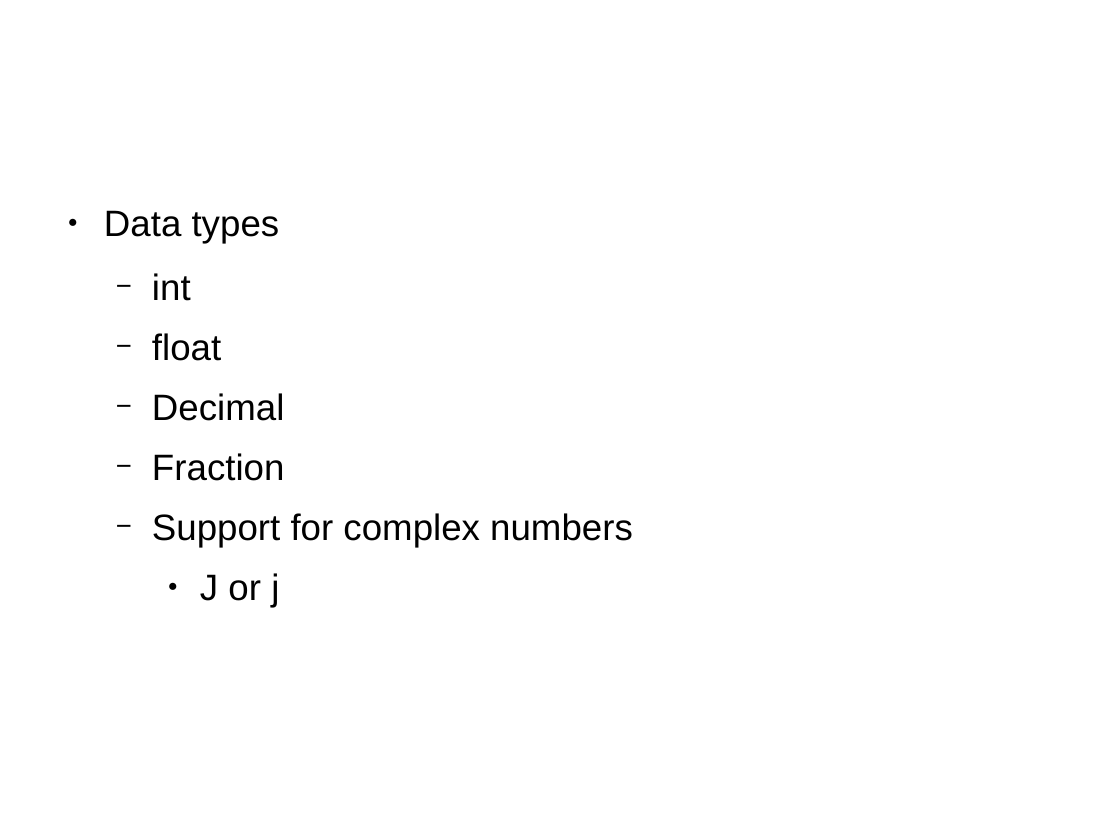
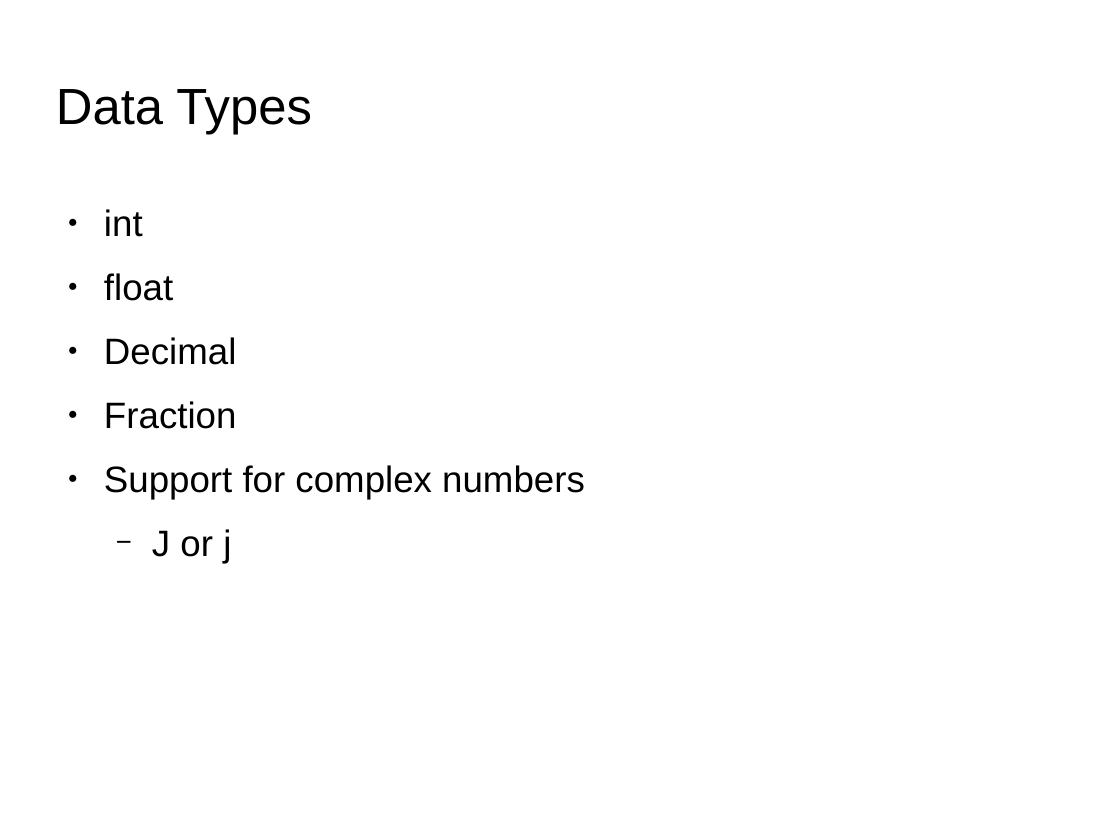
Before and after one commit to shikha-desai/Internship_PreWork, a slide deck: slide 9 of Python/Python_Notes.odp (slide 7 before the commit). Drawn at 1120x840 pixels with LibreOffice and Linux fonts; fonts in the diff are those of the drawing; background and template pictures are left out. Boxes give left, top, right and bottom in pixels: in the first picture for what was removed or moved away, otherwise in the second. Text is boxed around its words. In the diff, an @@ line names an element or a change of style, - is before the commit and + after.

```diff
--- a/Python/Python_Notes.odp
+++ b/Python/Python_Notes.odp
@@ title added at box(56, 89, 312, 134), 36 pt, text #000000 @@
+Data Types
@@ text "int" at box(104, 209, 585, 564): bullet − to ●; list level 2 to 1 in "int"; list level 2 to 1 in "float"; list level 2 to 1 in "Decimal"; list level 2 to 1 in "Fraction"; list level 2 to 1 in "Support for complex numbers"; bullet ● to −; list level 3 to 2 in "J or j" @@
@@ text at box(104, 210, 280, 243): paragraph removed @@
-● Data types
```
Also in this commit, not shown: 9 other slides changed, 24 slides added, 3 other files.
